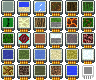
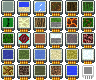
Layered file, before and after one edit (96 × 80). Changes by layer:
renamed "OVERLAY" to "Layer 3", painted on it over [84, 76, 92, 79]
